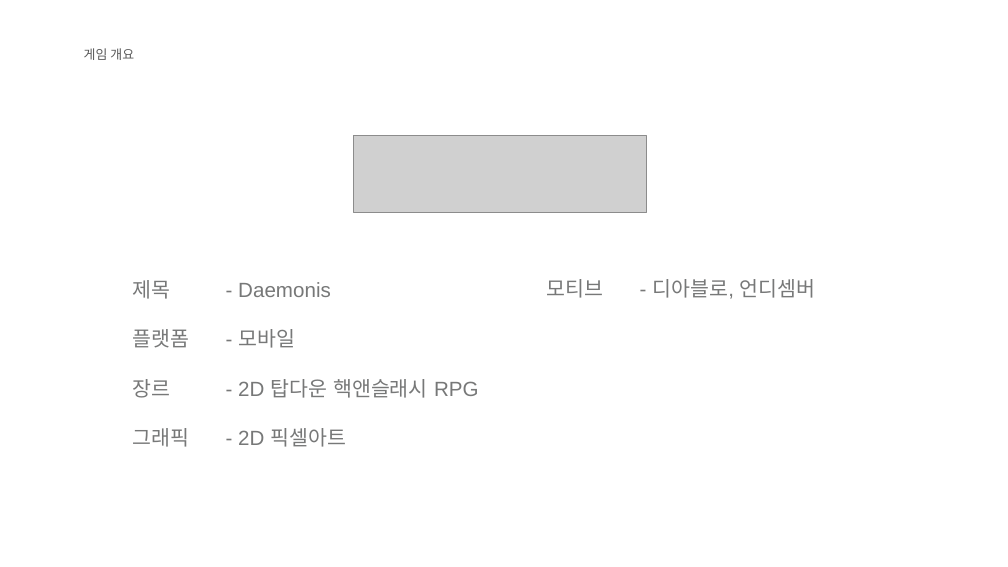
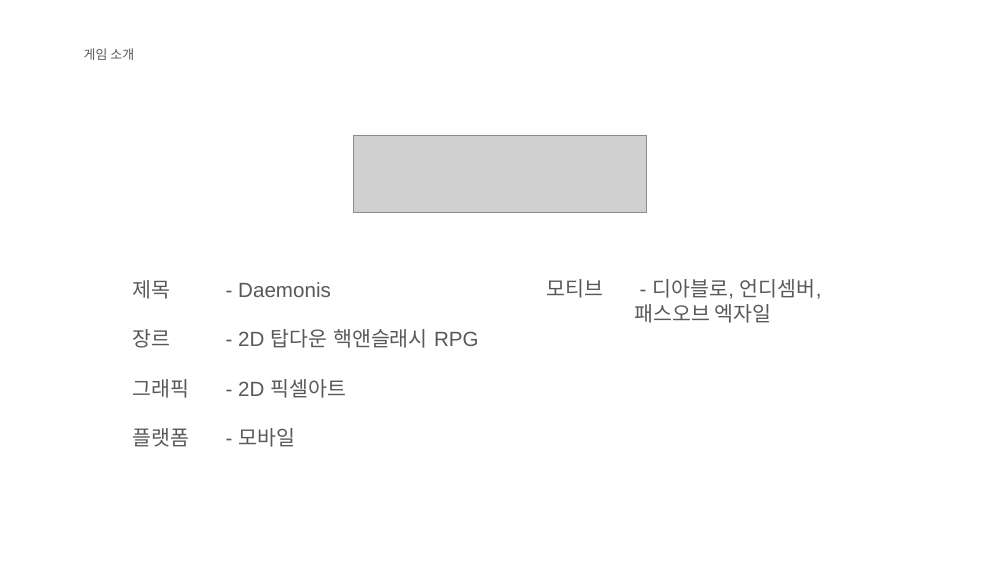
Before and after one commit to KJGoody/Daemonis, a slide deck: slide 4 of Deamonis(데모니스) 기획서/Daemonis PPT.pptx (slide 3 before the commit). Drawn at 1008x567 pixels with LibreOffice and Linux fonts; fonts in the diff are those of the drawing; grey boxes stand for pictures; background and template pictures are left out. Boxes give left, top, right and bottom in pixels: in the first picture for what was removed or moved away, otherwise in the second. Text is boxed around its words. In the diff, an @@ line names an element or a change of style, - is before the commit and + after.

```diff
--- a/Deamonis(데모니스) 기획서/Daemonis PPT.pptx
+++ b/Deamonis(데모니스) 기획서/Daemonis PPT.pptx
@@ text at bbox=[84, 48, 134, 60]: text changed @@
-게임 개요
+게임 소개
@@ text at bbox=[133, 280, 479, 398]: text colour #777878 to #595959 in "제목 - Daemonis", "장르 - 2D 탑다운 핵앤슬래시 RPG", "그래픽 - 2D 픽셀아트" @@
@@ text at bbox=[547, 279, 822, 323]: text changed; text colour #777878 to #595959 @@
-모티브 - 디아블로, 언디셈버
+모티브 - 디아블로, 언디셈버,
+패스오브 엑자일
@@ text at bbox=[133, 329, 295, 348]: paragraph removed @@
-플랫폼 - 모바일
@@ text at bbox=[133, 428, 295, 447]: paragraph added @@
+플랫폼 - 모바일
```
Also in this commit, not shown: 3 other slides changed, 15 slides added, 11 slides removed.
